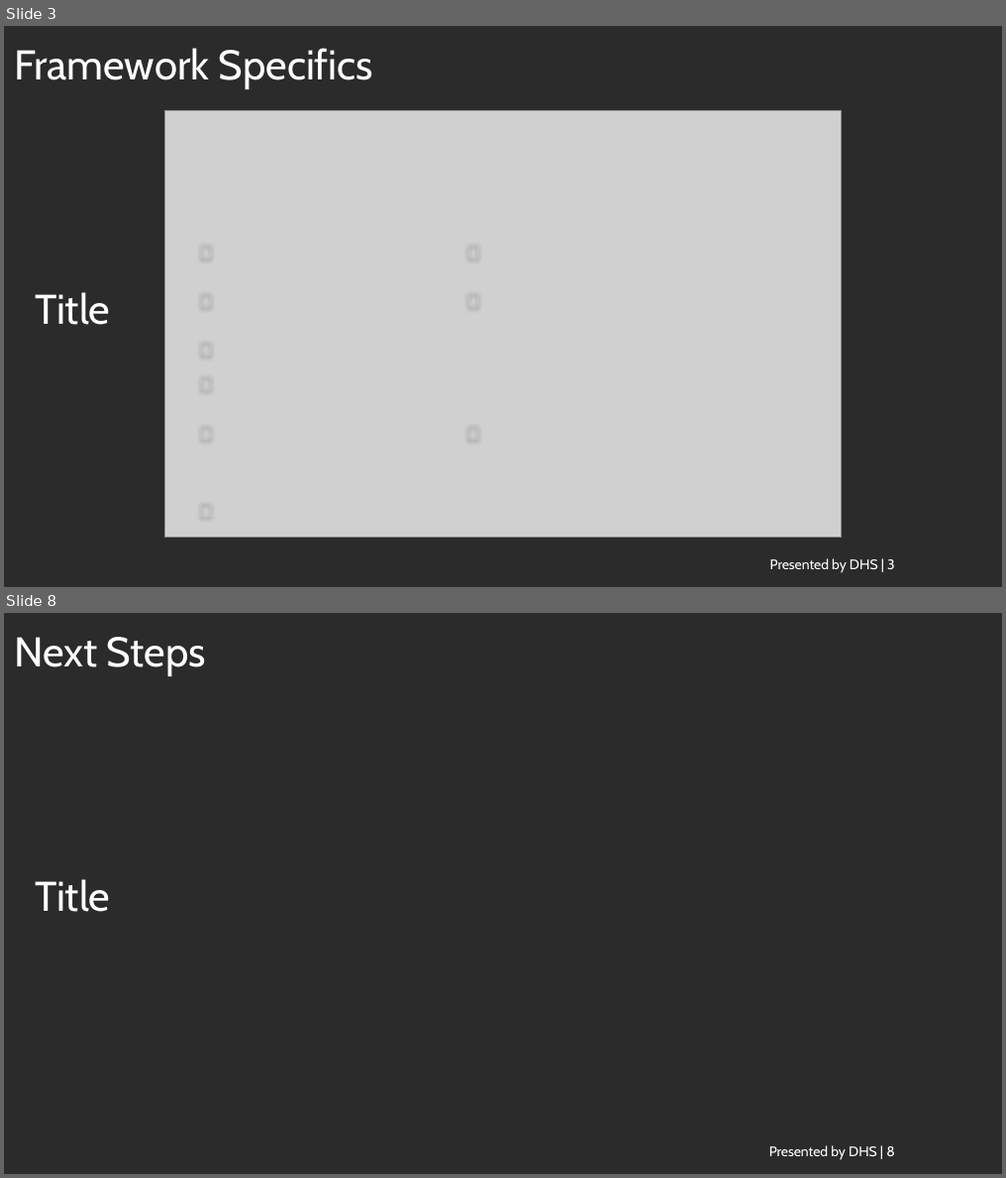
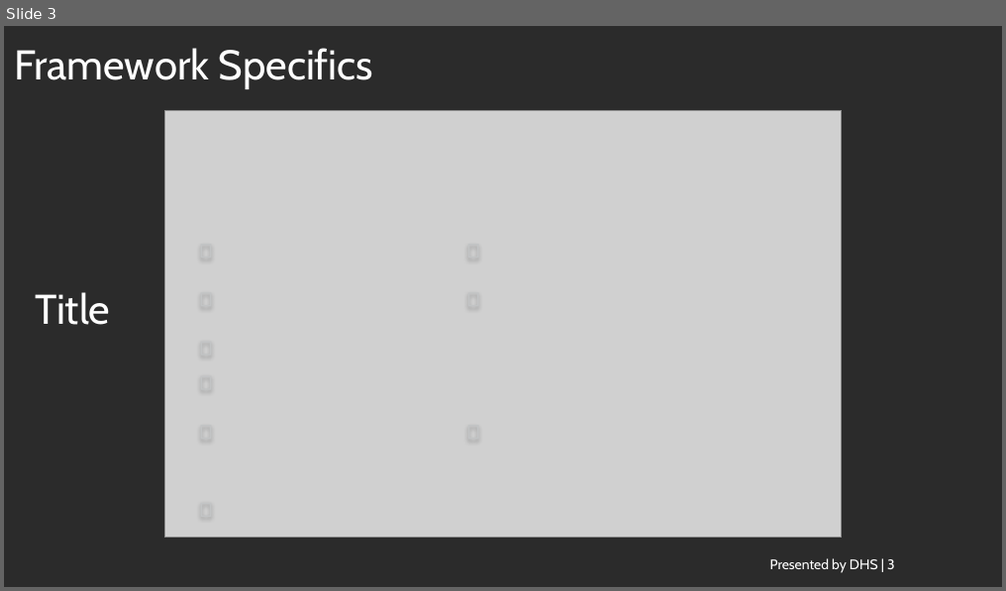
Before and after one commit to ethanmoscot/gao-ai, a slide deck: doc/gao_ai_proposal.pptx. Shown one above the other, each under a label of ours: slides 3 and 8 before the commit, slide 3 after it; the slides between them are not shown. The pictures are 1006x1178 and 1006x591 pixels, drawn with LibreOffice and Linux fonts; fonts in the diff are those of the drawing; grey boxes stand for pictures; background and template pictures are left out; a plain dark background stands for a picture behind light text. Boxes give left, top, right and bottom in pixels: in the first picture for what was removed or moved away, otherwise in the second. Text is boxed around its words. In the diff, an @@ line names an element or a change of style, - is before the commit and + after.

```diff
--- a/doc/gao_ai_proposal.pptx
+++ b/doc/gao_ai_proposal.pptx
@@ slide 8 removed at [4,613,1002,1174], background picture (left out); not listed: 1 template element that a slide beside it also shows @@
@@ title removed at [14,637,206,676] @@
-Next Steps
@@ text removed at [769,1146,895,1160] @@
-Presented by DHS | 8
```
Also in this commit, not shown: 3 slides changed, 4 slides added, 3 other slides removed.
